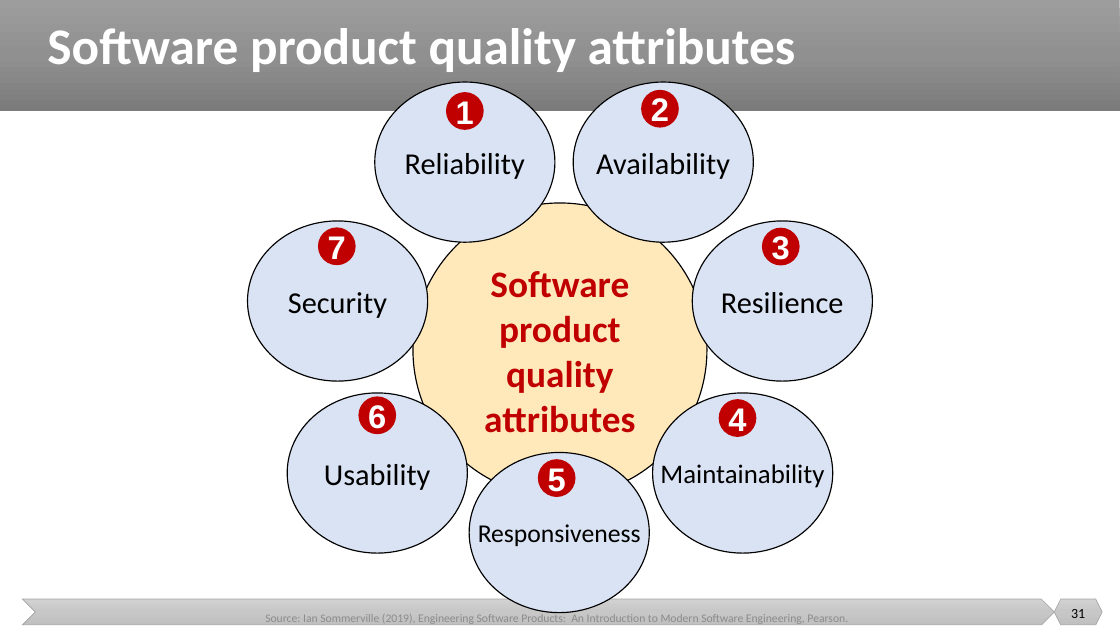
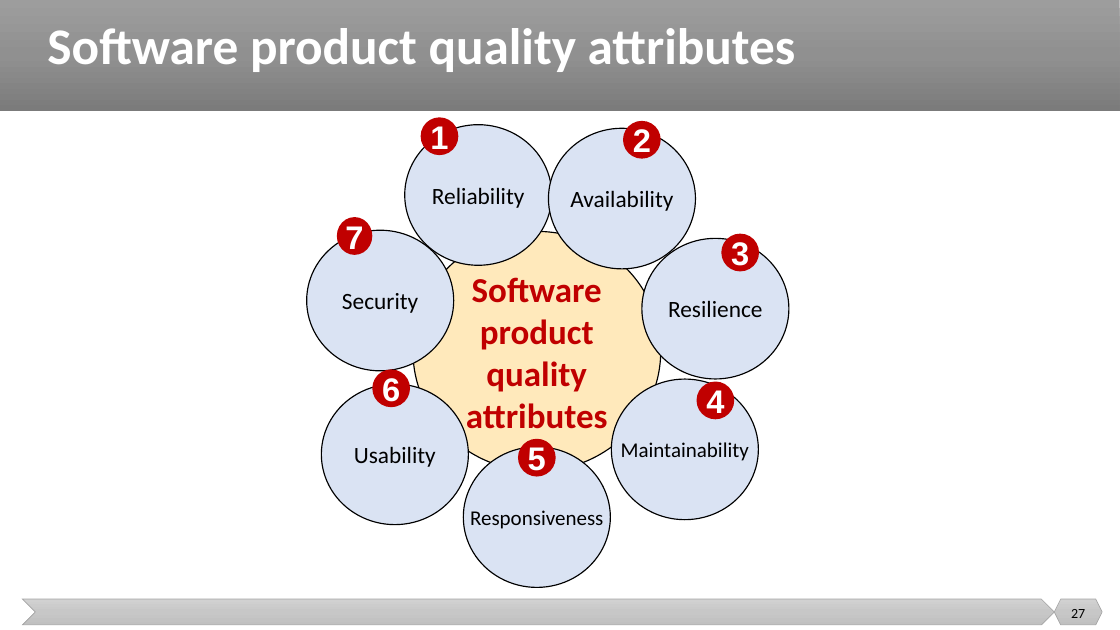
Before and after one commit to malenezi/malenezi, a slide deck: slide 27 of SE423/Lectures/2-Software Engineering/Software Engineering.pptx (slide 31 before the commit). Drawn at 1120x630 pixels with LibreOffice and Linux fonts; fonts in the diff are those of the drawing. Boxes give left, top, right and bottom in pixels: in the first picture for what was removed or moved away, otherwise in the second. Text is boxed around its words. In the diff, an @@ line names an element or a change of style, - is before the commit and + after.

```diff
--- a/SE423/Lectures/2-Software Engineering/Software Engineering.pptx
+++ b/SE423/Lectures/2-Software Engineering/Software Engineering.pptx
@@ ellipse "1": place and size @@
-ellipse "1" at [446, 92, 484, 130]
+ellipse "1" at [421, 118, 459, 155]
@@ ellipse "Reliability": place and size @@
-ellipse "Reliability" at [375, 82, 555, 243]
+ellipse "Reliability" at [405, 124, 552, 265]
@@ size 26 to 20 pt in 5 elements at [307, 230, 454, 371], [322, 384, 469, 524], [405, 124, 552, 265], [642, 239, 789, 379], [549, 129, 696, 269] @@
@@ ellipse "Availability": place and size @@
-ellipse "Availability" at [573, 82, 753, 243]
+ellipse "Availability" at [549, 129, 696, 269]
@@ ellipse "2": place and size @@
-ellipse "2" at [641, 90, 679, 128]
+ellipse "2" at [623, 121, 661, 159]
@@ ellipse "Security": place and size @@
-ellipse "Security" at [248, 221, 428, 381]
+ellipse "Security" at [307, 230, 454, 371]
@@ ellipse "7": place and size @@
-ellipse "7" at [318, 228, 356, 266]
+ellipse "7" at [337, 217, 372, 255]
@@ ellipse "Software product quality attributes": place and size @@
-ellipse "Software product quality attributes" at [413, 203, 707, 497]
+ellipse "Software product quality attributes" at [413, 232, 661, 471]
@@ ellipse "Software product quality attributes" at [413, 232, 661, 471]: size 32 to 30 pt @@
@@ ellipse "Resilience": place and size @@
-ellipse "Resilience" at [692, 221, 872, 381]
+ellipse "Resilience" at [642, 239, 789, 379]
@@ ellipse "3": place and size @@
-ellipse "3" at [762, 228, 800, 266]
+ellipse "3" at [722, 234, 760, 271]
@@ ellipse "Usability": place and size @@
-ellipse "Usability" at [287, 393, 467, 554]
+ellipse "Usability" at [322, 384, 469, 524]
@@ ellipse "6": place and size @@
-ellipse "6" at [359, 397, 397, 434]
+ellipse "6" at [372, 370, 410, 408]
@@ ellipse "Maintainability": place and size @@
-ellipse "Maintainability" at [653, 393, 833, 554]
+ellipse "Maintainability" at [612, 379, 759, 519]
@@ ellipse "Maintainability" at [612, 379, 759, 519]: size 23 to 18 pt @@
@@ ellipse "4": place and size @@
-ellipse "4" at [719, 399, 757, 437]
+ellipse "4" at [697, 381, 734, 419]
@@ ellipse "Responsiveness": place and size @@
-ellipse "Responsiveness" at [470, 453, 649, 613]
+ellipse "Responsiveness" at [464, 447, 611, 587]
@@ ellipse "Responsiveness" at [464, 447, 611, 587]: size 22 to 18 pt @@
@@ ellipse "5": place and size @@
-ellipse "5" at [538, 460, 576, 497]
+ellipse "5" at [518, 439, 556, 476]
@@ text removed at [265, 614, 848, 626] @@
-Source: Ian Sommerville (2019), Engineering Software Products: An Introduction to Modern Software Engineering, Pearson.
@@ page number at [1071, 609, 1085, 618]: text changed @@
-31
+27
```
Also in this commit, not shown: 29 other slides changed, 5 slides removed, 10 other files.
